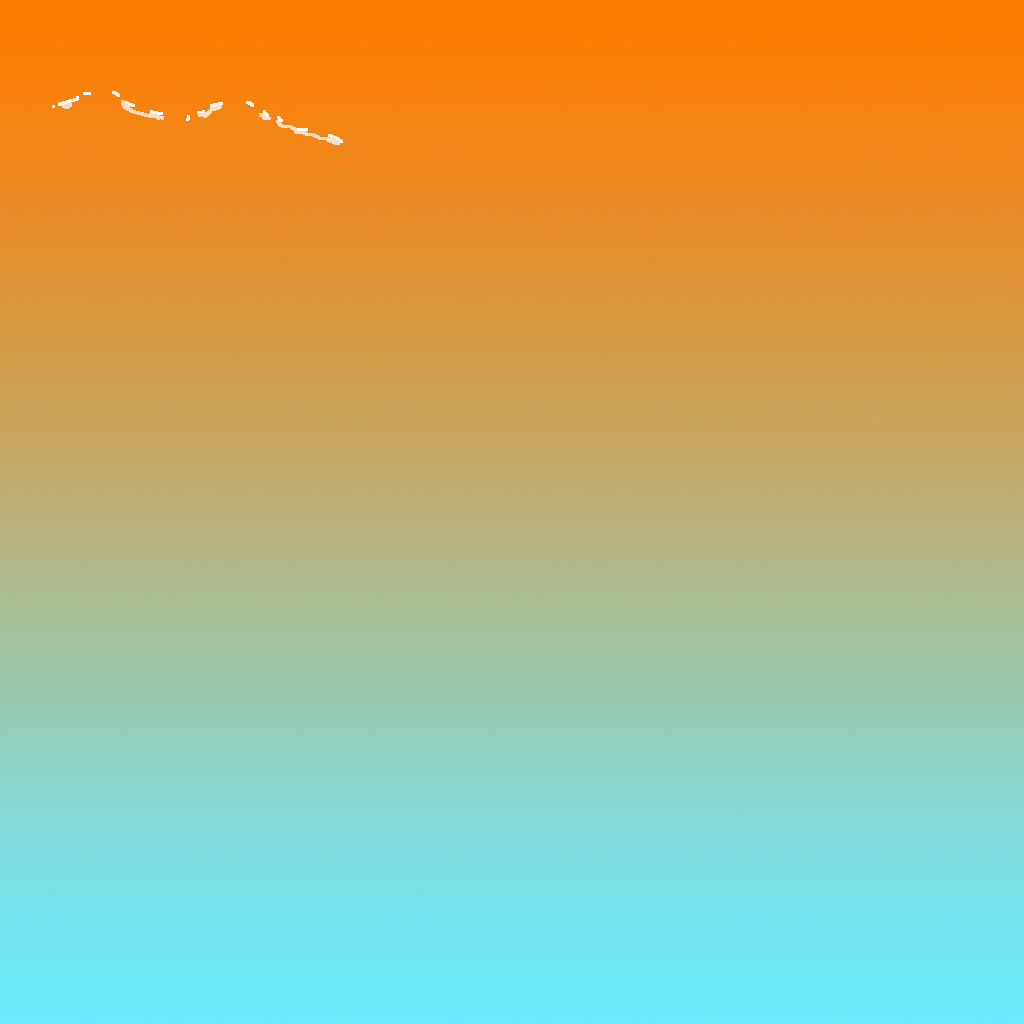
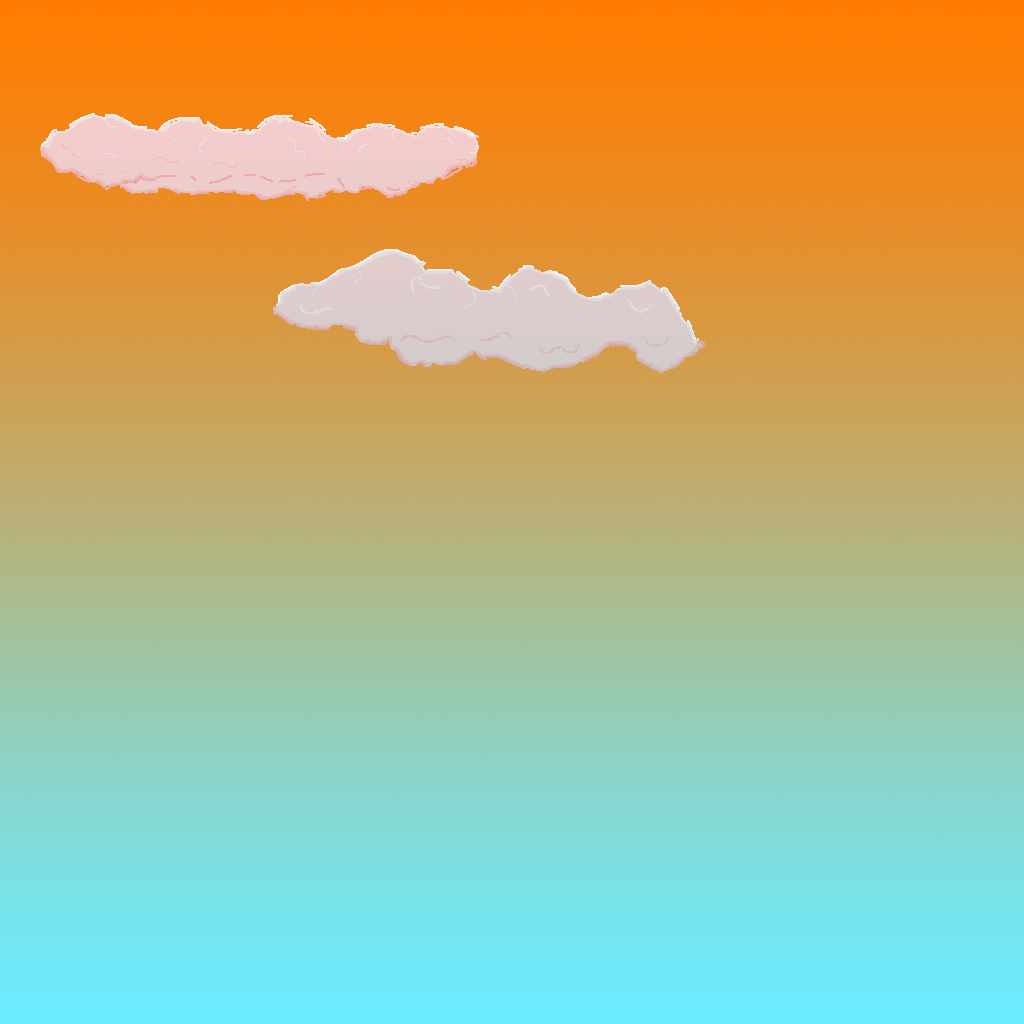
Before/after of a 1024 x 1024 layered artwork. What changed in the layer stack:
added group "Clouds" with 2 layers above "Rectangle 1" over [40,113,707,373]
added layer "Cloud 2" (lighten) in group "Clouds" over [273,249,707,373]
renamed "Layer 1" to "Cloud 1", blend normal → lighten, moved it into group "Clouds", painted on it over [40,91,479,206]
painted on "Rectangle 1" over [40,91,707,373]
